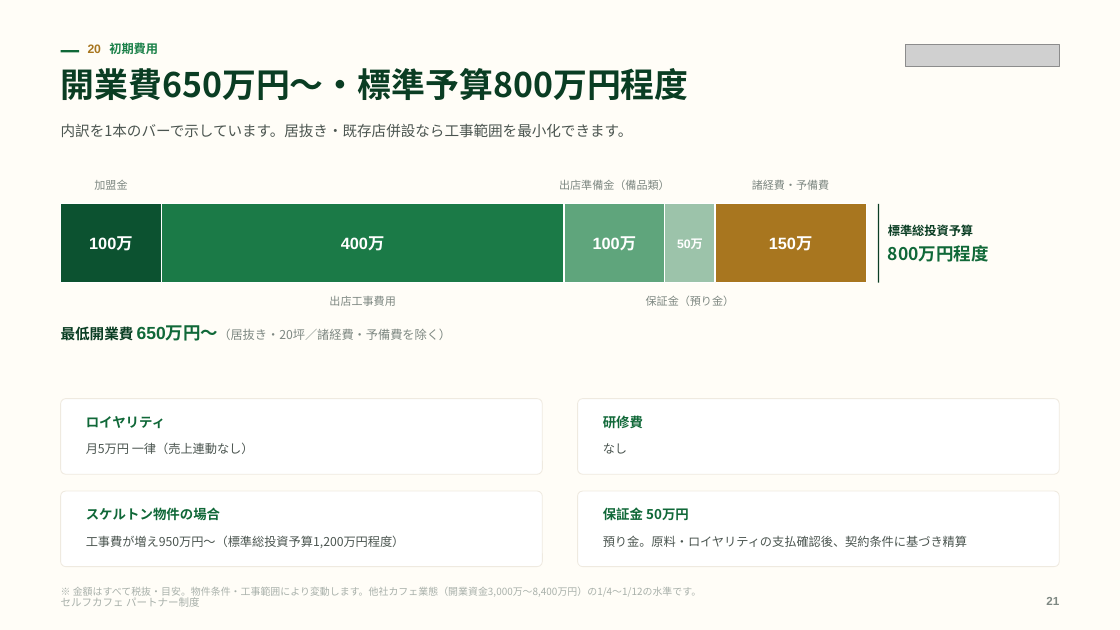
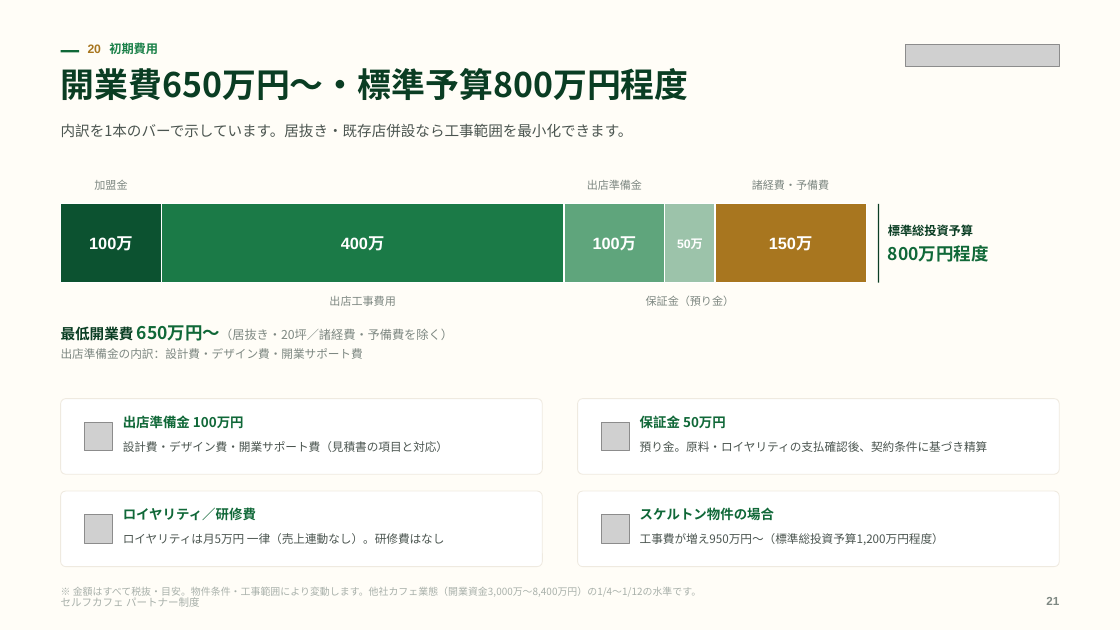
Before and after one commit to a5408071-cmd/suzuki-ceo, a slide deck: slide 21 of selfcafe-partner-deck/selfcafe-partner-deck.pptx. Drawn at 1120x630 pixels with LibreOffice and Linux fonts; fonts in the diff are those of the drawing; grey boxes stand for pictures. Boxes give left, top, right and bottom in pixels: in the first picture for what was removed or moved away, otherwise in the second. Text is boxed around its words. In the diff, an @@ line names an element or a change of style, - is before the commit and + after.

```diff
--- a/selfcafe-partner-deck/selfcafe-partner-deck.pptx
+++ b/selfcafe-partner-deck/selfcafe-partner-deck.pptx
@@ text at [587, 180, 642, 190]: text changed @@
-出店準備金（備品類）
+出店準備金
@@ text "最低開業費 650万円〜（居抜き・20坪／諸経費・予備費を除く）" at [61, 324, 453, 343]: font Arial to Noto Sans CJK JP in "650万円〜（居抜き・20坪／諸経費・予備費を除く）" @@
@@ text added at [61, 348, 363, 359], 10 pt, text #7E8882 @@
+出店準備金の内訳：設計費・デザイン費・開業サポート費
@@ text added at [123, 415, 244, 429], 11.5 pt, text #106838, bold @@
+出店準備金 100万円
@@ text removed at [603, 413, 643, 431] @@
-研修費
@@ text "保証金 50万円": place and size @@
-text "保証金 50万円" at [603, 507, 689, 521]
+text "保証金 50万円" at [640, 415, 726, 429]
@@ picture added at [84, 423, 113, 451] @@
@@ text added at [123, 441, 448, 452], 10 pt, text #4B5550 @@
+設計費・デザイン費・開業サポート費（見積書の項目と対応）
@@ picture added at [602, 423, 630, 451] @@
@@ text removed at [603, 443, 627, 454] @@
-なし
@@ text "預り金。原料・ロイヤリティの支払確認後、契約条件に基づき精算": place and size @@
-text "預り金。原料・ロイヤリティの支払確認後、契約条件に基づき精算" at [603, 535, 967, 547]
+text "預り金。原料・ロイヤリティの支払確認後、契約条件に基づき精算" at [640, 441, 988, 452]
@@ text "預り金。原料・ロイヤリティの支払確認後、契約条件に基づき精算" at [640, 441, 988, 452]: size 10.5 to 10 pt @@
@@ text at [123, 507, 256, 521]: text changed @@
-ロイヤリティ
+ロイヤリティ／研修費
@@ text "スケルトン物件の場合": place and size @@
-text "スケルトン物件の場合" at [86, 507, 220, 521]
+text "スケルトン物件の場合" at [640, 507, 774, 521]
@@ picture added at [84, 515, 113, 544] @@
@@ text at [123, 533, 445, 544]: text changed; size 10.5 to 10 pt @@
-月5万円 一律（売上連動なし）
+ロイヤリティは月5万円 一律（売上連動なし）。研修費はなし
@@ picture added at [602, 515, 630, 544] @@
@@ text "工事費が増え950万円〜（標準総投資予算1,200万円程度）" at [640, 533, 944, 545]: size 10.5 to 10 pt @@
@@ text "工事費が増え950万円〜（標準総投資予算1,200万円程度）": place and size @@
-text "工事費が増え950万円〜（標準総投資予算1,200万円程度）" at [86, 535, 405, 548]
+text "工事費が増え950万円〜（標準総投資予算1,200万円程度）" at [640, 533, 944, 545]
```
Also in this commit, not shown: 10 other slides changed, 24 other files.
